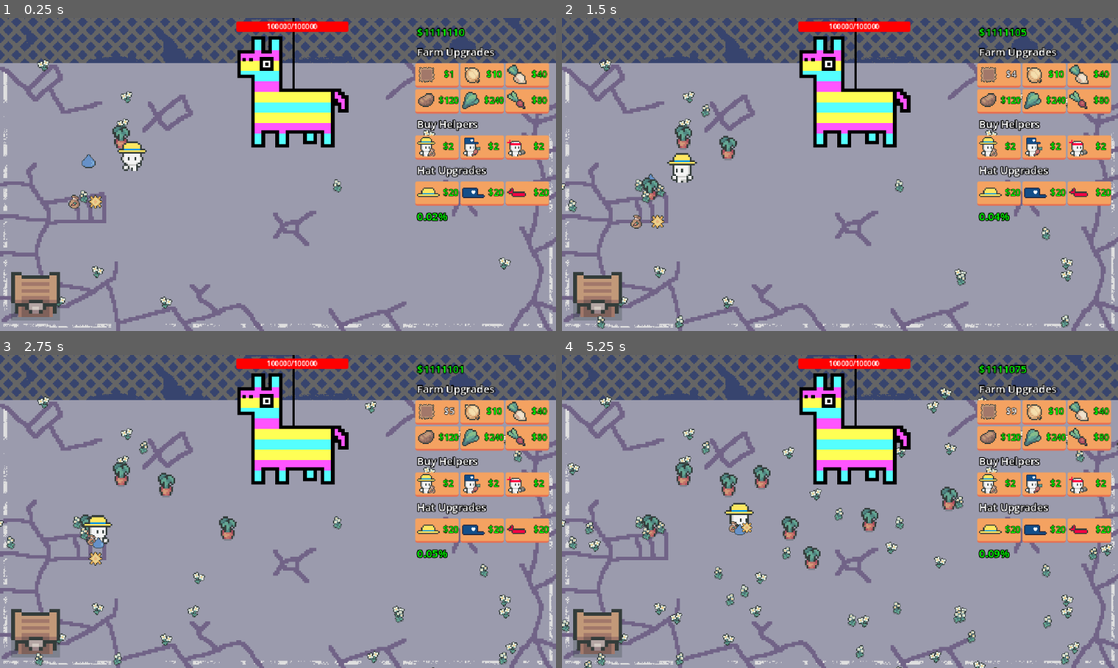
Above: before the commit, frames 1-4 (two rows, left to right).
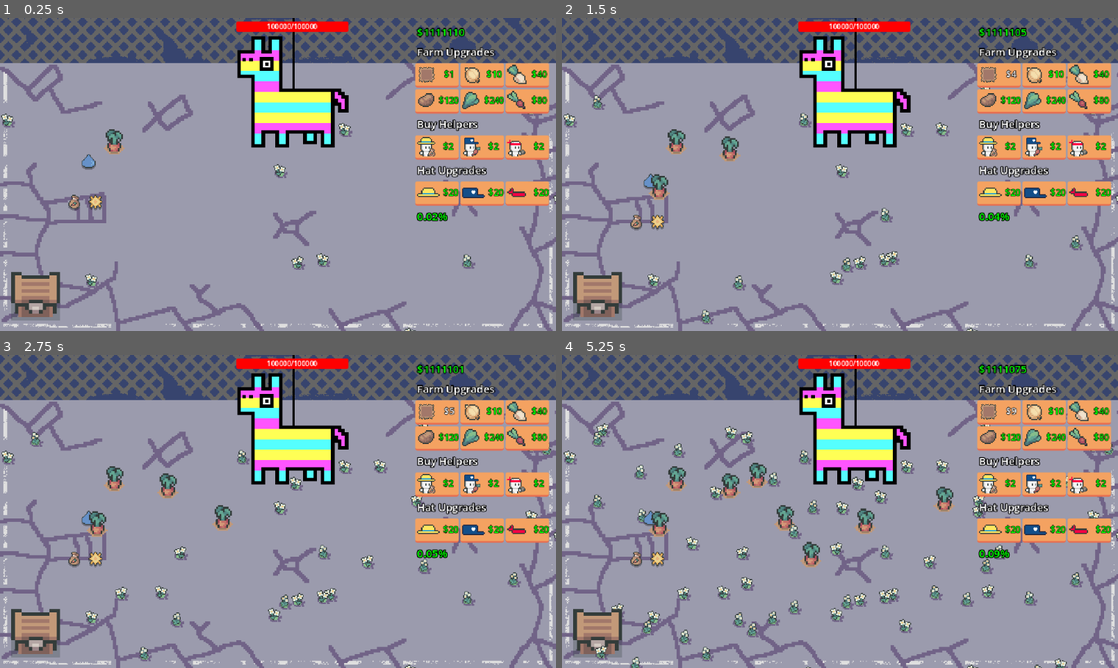
Above: after the commit, the same moments.

Repository: eric-marsh/farminata
Game: Godot game, scene res://scene/scene_switcher.tscn
The game is run twice, just before and just after one commit, with the same random seed, the same clock (stepped at 60 frames per second) and the same inputs. Sound files missing from this copy of the repository are replaced by a short silence.
Inputs:
- Up to frame 1 (0.25 s): no input
- Up to frame 2 (1.5 s): click "$1" at 0.5 s; click "$3" at 1.25 s
- Up to frame 3 (2.75 s): click "$4" at 2 s
- Up to frame 4 (5.25 s): click "$5" at 2.75 s; click "$6" at 3.5 s; click "$7" at 4.25 s; click "$8" at 5 s

The runs differ from the first frame. In frame 1, 1.7% of the frame differs, in the area x 0-100%, y 13-100%; in frame 2, 3.4%; in frame 3, 4.5%; in frame 4, 8.9%, in the area x 0-100%, y 10-100%.

Commit message:
flower bg

Diff:
--- /dev/null
+++ b/flower.tscn
@@ -0,0 +1,13 @@
+[gd_scene load_steps=3 format=3 uid="uid://b60032nv5tx0k"]
+
+[ext_resource type="Texture2D" uid="uid://bphkka82udhf8" path="res://img/enviornment/good/flower_1.png" id="1_p547k"]
+[ext_resource type="Texture2D" uid="uid://cpybc6y22sltq" path="res://img/enviornment/flower_bg.png" id="2_nageh"]
+
+[node name="Flower" type="Sprite2D"]
+texture = ExtResource("1_p547k")
+offset = Vector2(0, -7)
+
+[node name="Sprite2D" type="Sprite2D" parent="."]
+z_index = -1
+position = Vector2(0, -5)
+texture = ExtResource("2_nageh")
--- a/project.godot
+++ b/project.godot
@@ -59,4 +59,4 @@
 textures/canvas_textures/default_texture_filter=0
 renderer/rendering_method="gl_compatibility"
 renderer/rendering_method.mobile="gl_compatibility"
-environment/defaults/default_clear_color=Color(0.521569, 0.745098, 0.54902, 1)
+environment/defaults/default_clear_color=Color(0.607843, 0.607843, 0.678431, 1)
--- a/scene/enviornment.gd
+++ b/scene/enviornment.gd
@@ -33,20 +33,20 @@
 	update_enviornment_layer()
 
 
-
+const FLOWER = preload("res://flower.tscn")
 func update_enviornment_layer():
 	State.enviornment_percentage = float(State.num_plots) / float(State.max_plots)
 	var num_desired_sprites = total_good_sprites * State.enviornment_percentage
 
 	var i: int = 0
 	while i < num_desired_sprites - $GoodLayer.get_children().size() and good_enviornment_positions.size() > 0:
-		var s: Sprite2D = Sprite2D.new()
-		s.texture = good_enviornment_images.pick_random()
-		s.flip_h = Util.random_chance(0.5)
-		s.offset.y = -6
-		s.global_position = good_enviornment_positions[0]
+		var f = FLOWER.instantiate()
+		f.texture = good_enviornment_images.pick_random()
+		f.flip_h = Util.random_chance(0.5)
+		f.offset.y = -6
+		f.global_position = good_enviornment_positions[0]
 		good_enviornment_positions = good_enviornment_positions.slice(1)
-		$GoodLayer.add_child(s)
+		$GoodLayer.add_child(f)
 		i += 1
 
 
--- a/scene/main.tscn
+++ b/scene/main.tscn
@@ -11,22 +11,21 @@
 [ext_resource type="Script" uid="uid://b8iivuocvbyjt" path="res://script/helpers_container.gd" id="6_of57s"]
 [ext_resource type="PackedScene" uid="uid://xiwavl2b1sw0" path="res://scene/droppable.tscn" id="7_wscrc"]
 [ext_resource type="PackedScene" uid="uid://pcjs3l3ltyss" path="res://scene/sell_chest.tscn" id="8_of57s"]
-[ext_resource type="PackedScene" uid="uid://c82wwcd2kv076" path="res://scene/helper/helper.tscn" id="9_hybxs"]
 [ext_resource type="PackedScene" uid="uid://c0isrep8hx4u6" path="res://scene/piniata.tscn" id="10_tqoya"]
 [ext_resource type="Script" uid="uid://cc5rukvl6a3t8" path="res://scene/enviornment.gd" id="12_wscrc"]
-[ext_resource type="Texture2D" uid="uid://bphkka82udhf8" path="res://img/enviornment/good/flower_1.png" id="13_mswub"]
 
 [sub_resource type="RectangleShape2D" id="RectangleShape2D_k65ib"]
 size = Vector2(366, 133)
 
 [sub_resource type="RectangleShape2D" id="RectangleShape2D_wscrc"]
-size = Vector2(640, 308)
+size = Vector2(639, 297)
 
 [node name="Main" type="Node2D"]
 y_sort_enabled = true
 script = ExtResource("1_ig7tw")
 
 [node name="ParkingLotBackground" type="Sprite2D" parent="."]
+z_index = -1
 texture = ExtResource("2_v2gmf")
 centered = false
 
@@ -127,9 +126,6 @@
 position = Vector2(0, 6)
 script = ExtResource("6_of57s")
 
-[node name="Helper" parent="Helpers" instance=ExtResource("9_hybxs")]
-position = Vector2(152, 170)
-
 [node name="CanvasLayer" parent="." instance=ExtResource("5_0ha60")]
 
 [node name="Animations" type="Node2D" parent="."]
@@ -153,7 +149,7 @@
 script = ExtResource("12_wscrc")
 
 [node name="CollisionShape2D" type="CollisionShape2D" parent="Enviornment"]
-position = Vector2(0, 26)
+position = Vector2(0.5, 31.5)
 shape = SubResource("RectangleShape2D_wscrc")
 
 [node name="BadLayer" type="Node2D" parent="Enviornment"]
@@ -162,12 +158,3 @@
 [node name="GoodLayer" type="Node2D" parent="Enviornment"]
 y_sort_enabled = true
 position = Vector2(0, 2)
-
-[node name="Sprite2D" type="Sprite2D" parent="Enviornment/GoodLayer"]
-position = Vector2(-176, -40)
-texture = ExtResource("13_mswub")
-offset = Vector2(0, -7)
-
-[node name="Sprite2D2" type="Sprite2D" parent="Enviornment/GoodLayer"]
-position = Vector2(-233, -110)
-texture = ExtResource("13_mswub")
Binary file added: img/enviornment/flower_bg.png
Not shown, added: img/enviornment/flower_bg.png.import
Not shown: 1 places in scene/main.tscn that only renumber resources
